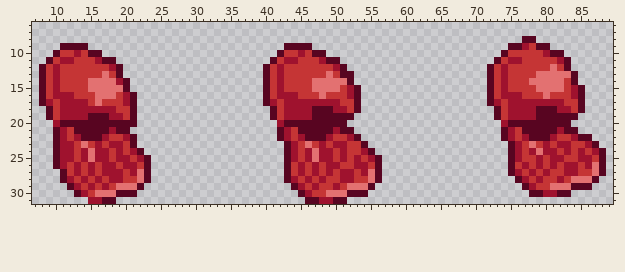
Two versions of one sprite sheet, Assets/Sprites/Player/MageRed/Idle/idleCostaEsquerda.png. This is how it looked before the edit.
The file is 96x32 pixels. Shown: x 7..89, y 6..31.
And afterwards:
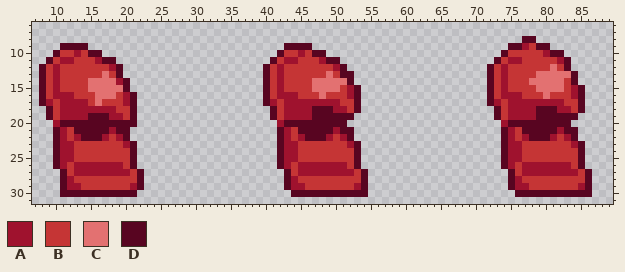
Palette (. is transparent): A #9f122e  B #c53535  C #e37171  D #580521
From old to new:
y 22: x 19..21 BAD -> AD.; x 51..53 BAD -> AD.; x 83..86 BADD -> AD..
y 23: x 14 C -> B; x 16 A -> B; x 18..20 AAB -> BBA; x 42..43 .D -> DA; x 46 C -> B; x 48 A -> B; x 50..54 AABBD -> BBAD.; x 74..75 .D -> DA; x 78 C -> B; x 80 A -> B; x 82..87 AABBAD -> BBAD..
y 24: x 14..17 ACAA -> BBBB; x 19 A -> B; x 21..22 AD -> D.; x 42..43 .D -> DA; x 46..49 ACAA -> BBBB; x 51 A -> B; x 53..55 BAD -> D..; x 74..75 .D -> DA; x 78..81 ACAA -> BBBB; x 83 A -> B; x 85..88 ABAD -> D...
y 25: x 14..17 ACAA -> BBBB; x 19..23 AABAD -> BBD..; x 42..43 .D -> DA; x 46..49 ACAA -> BBBB; x 51 A -> B; x 53..56 ABAD -> D...; x 74..75 .D -> DA; x 79 A -> B; x 81..82 AA -> BB; x 85..88 AABD -> D...
y 26: x 14 B -> A; x 16 B -> A; x 19..23 BAABD -> ABD..; x 42..43 .D -> DA; x 46 B -> A; x 48 B -> A; x 51 B -> A; x 53..56 AABD -> D...; x 74..75 .D -> DA; x 78 B -> A; x 80 B -> A; x 82 B -> A; x 84..88 ABACD -> BD...
y 27: x 14 B -> A; x 16 B -> A; x 20..23 BACD -> ABD.; x 46 B -> A; x 48 B -> A; x 50 B -> A; x 54..56 ACD -> D..; x 76..77 AB -> BA; x 79 B -> A; x 81..82 BB -> AA; x 86..88 BCD -> D..
y 28: x 14 A -> B; x 16 A -> B; x 18..19 AA -> BB; x 22..23 CD -> D.; x 46 A -> B; x 48 A -> B; x 51..52 AA -> BB; x 54..56 BCD -> D..; x 75..77 .DA -> DAB; x 79 A -> B; x 82 A -> B; x 84..87 CCCD -> BBD.
y 29: x 11..12 .D -> DA; x 15 A -> B; x 17 A -> B; x 19..21 CCC -> BBA; x 43..44 .D -> DA; x 47 A -> B; x 50 A -> B; x 52..55 CCCD -> BAD.; x 75..78 ..DA -> DAAB; x 81..85 CCCDD -> BBBBA
y 30: x 11..12 .. -> DD; x 14..18 ABCCC -> DDDDD; x 44 . -> D; x 46..51 ABBCCC -> DDDDDD; x 76..77 .. -> DD; x 80..81 AA -> DD; x 84..86 ... -> DDD
y 31: x 15..18 AADD -> ....; x 46..51 DDAADD -> ......
Where, in picture pixels (left, top, right, bottom), the same in both pictures:
changed: (60, 134, 151, 204)
changed: (277, 134, 382, 204)
changed: (501, 134, 606, 197)
